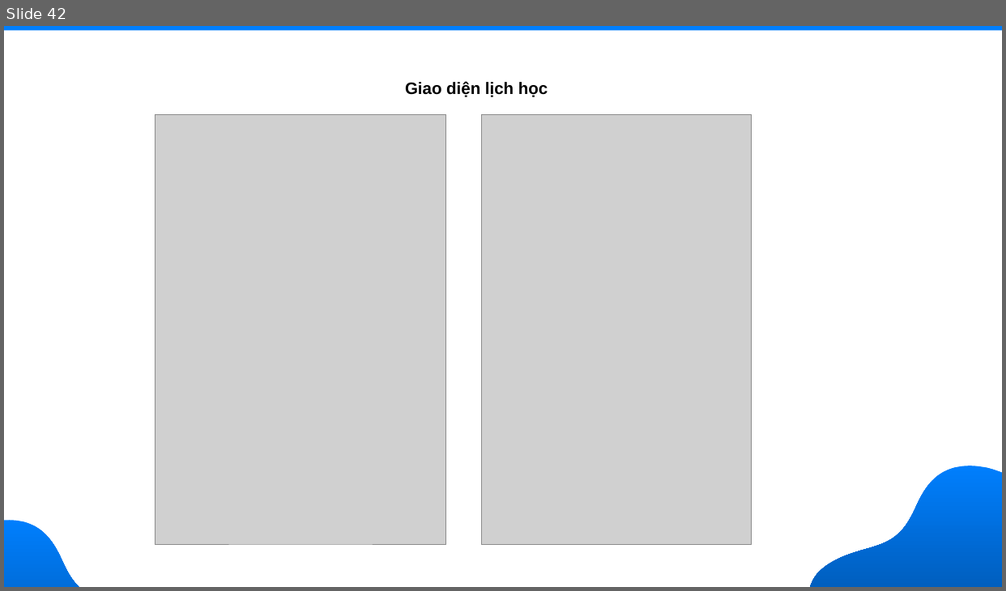
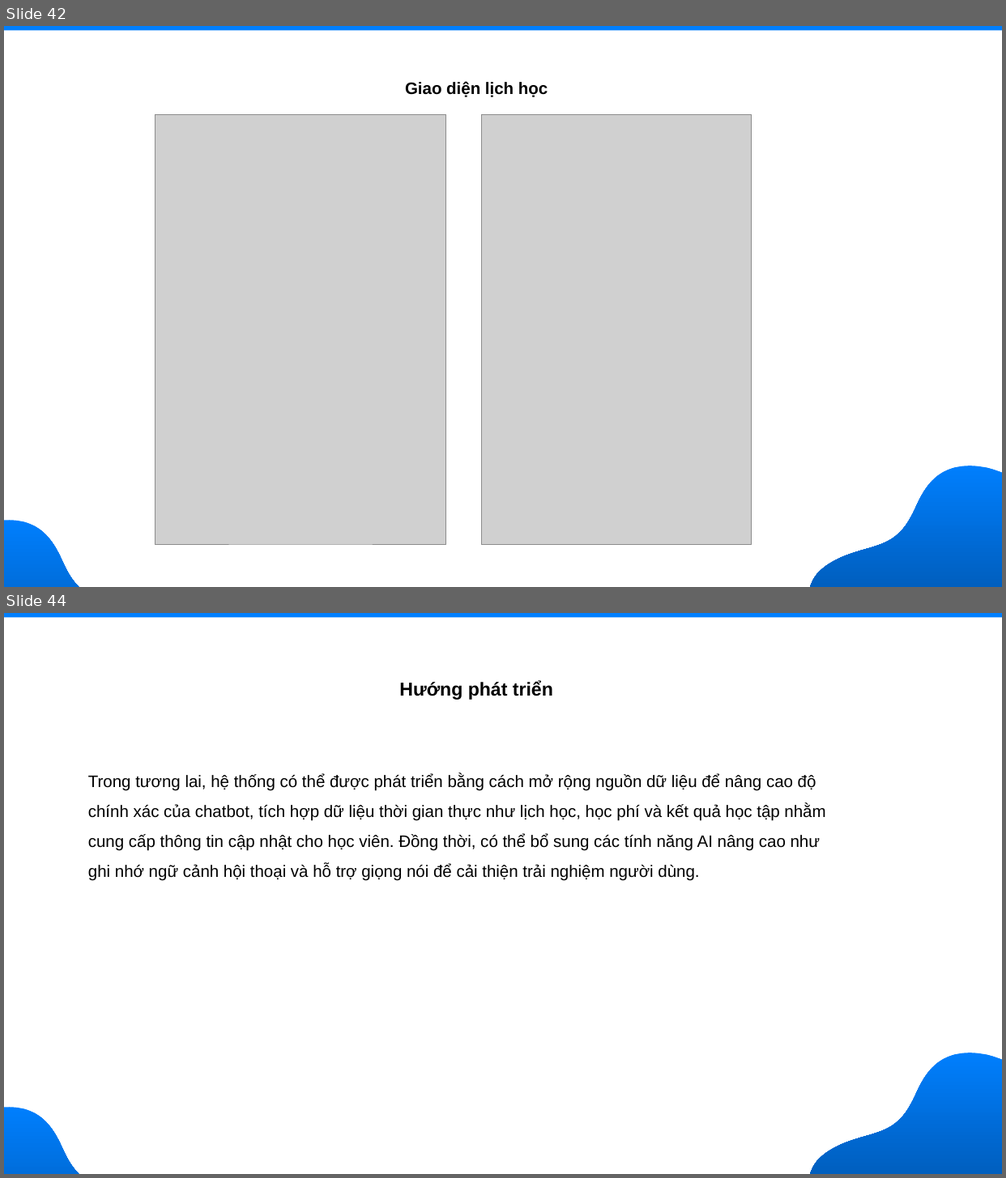
Before and after one commit to nguyendothanhloc/nguyendothanhloc-tn-da22ttd-110122105-nguyendothanhloc-xaydunghethongcotichhoptrolyaochottnn, a slide deck: docs/Slile.pptx. Shown one above the other, each under a label of ours: slide 42 before the commit, slides 42 and 44 after it; the slides between them are not shown. The pictures are 1006x591 and 1006x1178 pixels, drawn with LibreOffice and Linux fonts; fonts in the diff are those of the drawing; grey boxes stand for pictures; background and template pictures are left out. Boxes give left, top, right and bottom in pixels: in the first picture for what was removed or moved away, otherwise in the second. Text is boxed around its words. In the diff, an @@ line names an element or a change of style, - is before the commit and + after.

```diff
--- a/docs/Slile.pptx
+++ b/docs/Slile.pptx
@@ slide 44 added at <box>4,613,1002,1174</box>, background picture (left out) @@
@@ rectangle added at <box>4,613,1002,618</box>, fill #007FFE @@
@@ text added at <box>399,681,553,700</box>, 18 pt, text #000000, bold @@
+Hướng phát triển
@@ text added at <box>88,774,825,881</box>, 16 pt, text #000000 @@
+Trong tương lai, hệ thống có thể được phát triển bằng cách mở rộng nguồn dữ liệu để nâng cao độ chính xác của chatbot, tích hợp dữ liệu thời gian thực như lịch học, học phí và kết quả học tập nhằm cung cấp thông tin cập nhật cho học viên. Đồng thời, có thể bổ sung các tính năng AI nâng cao như ghi nhớ ngữ cảnh hội thoại và hỗ trợ giọng nói để cải thiện trải nghiệm người dùng.
@@ freeform shape added at <box>810,1051,1002,1174</box>, fill gradient #007FFE to #005FBE @@
@@ freeform shape added at <box>4,1105,168,1174</box>, fill gradient #007FFE to #005FBE @@
```
Also in this commit, not shown: 8 slides changed, 1 other slide added.
